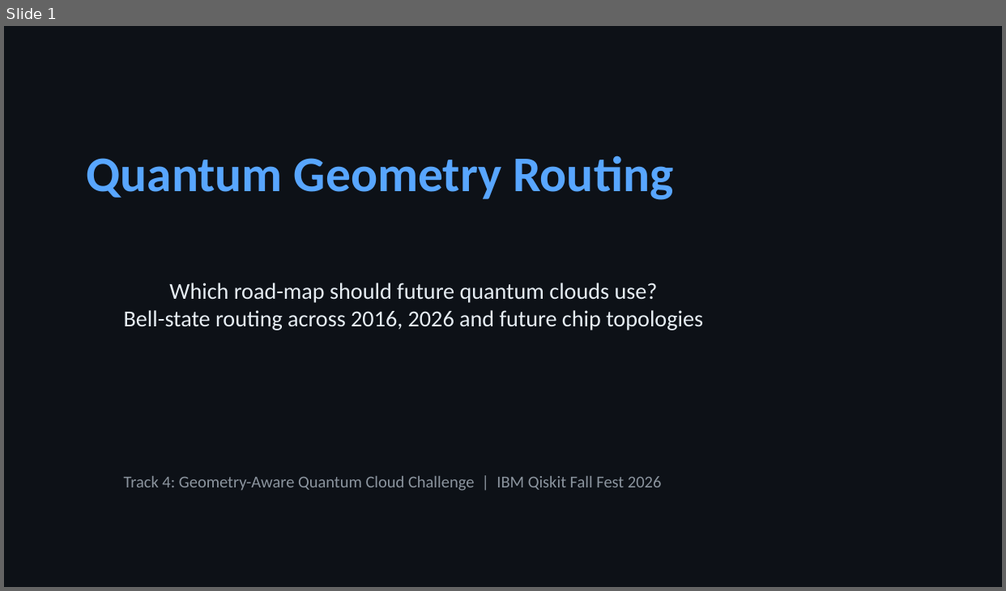
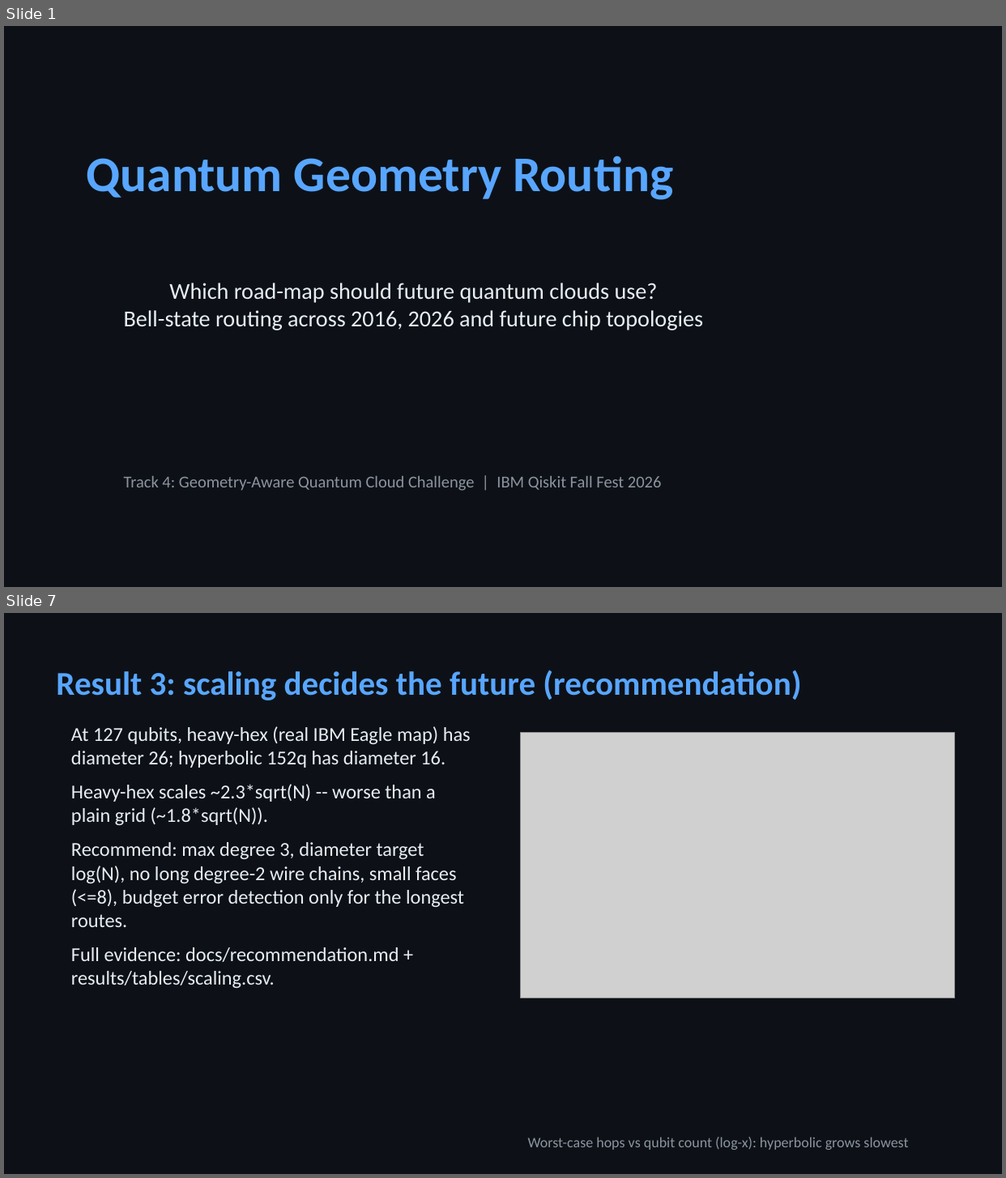
Before and after one commit to dhanunjayss0306/quantum-geometry-routing, a slide deck: results/reports/quantum-geometry-routing-deck.pptx. Shown one above the other, each under a label of ours: slide 1 before the commit, slides 1 and 7 after it; the slides between them are not shown. The pictures are 1006x591 and 1006x1178 pixels, drawn with LibreOffice and Linux fonts; fonts in the diff are those of the drawing; grey boxes stand for pictures. Boxes give left, top, right and bottom in pixels: in the first picture for what was removed or moved away, otherwise in the second. Text is boxed around its words. In the diff, an @@ line names an element or a change of style, - is before the commit and + after.

Commit message:
docs: architectural recommendation, honest wording, rebuilt 8-slide deck
- docs/recommendation.md: specific coupling-graph features from scaling
  data (degree 3, log diameter target, no degree-2 chains, faces<=8)
  with measured numbers and caveats
- Remove 'restores 1.000 everywhere' overclaims from README/docs/deck
- Deck rebuilt from CSVs: 8 slides incl. recommendation, test count
  computed, no hard-coded numbers

```diff
--- a/results/reports/quantum-geometry-routing-deck.pptx
+++ b/results/reports/quantum-geometry-routing-deck.pptx
@@ slide 7 added at box(4, 613, 1002, 1174), background #0D1117 @@
@@ text added at box(56, 670, 801, 700), 32 pt, text #58A6FF, bold @@
+Result 3: scaling decides the future (recommendation)
@@ text added at box(71, 726, 471, 988), 19 pt, text #E6EDF3 @@
+At 127 qubits, heavy-hex (real IBM Eagle map) has diameter 26; hyperbolic 152q has diameter 16.
+Heavy-hex scales ~2.3*sqrt(N) -- worse than a plain grid (~1.8*sqrt(N)).
+Recommend: max degree 3, diameter target log(N), no long degree-2 wire chains, small faces (<=8), budget error detection only for the longest routes.
+Full evidence: docs/recommendation.md + results/tables/scaling.csv.
@@ picture added at box(521, 733, 955, 998) @@
@@ text added at box(528, 1137, 908, 1150), 14 pt, text #8B949E @@
+Worst-case hops vs qubit count (log-x): hyperbolic grows slowest
```
Also in this commit, not shown: 6 slides changed, 1 slide removed, 6 other files.
